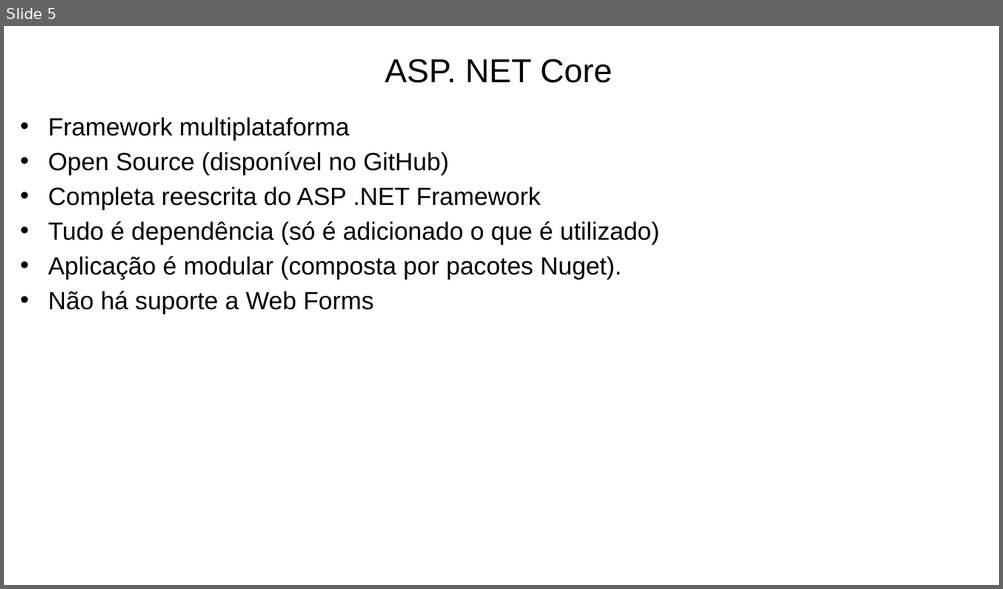
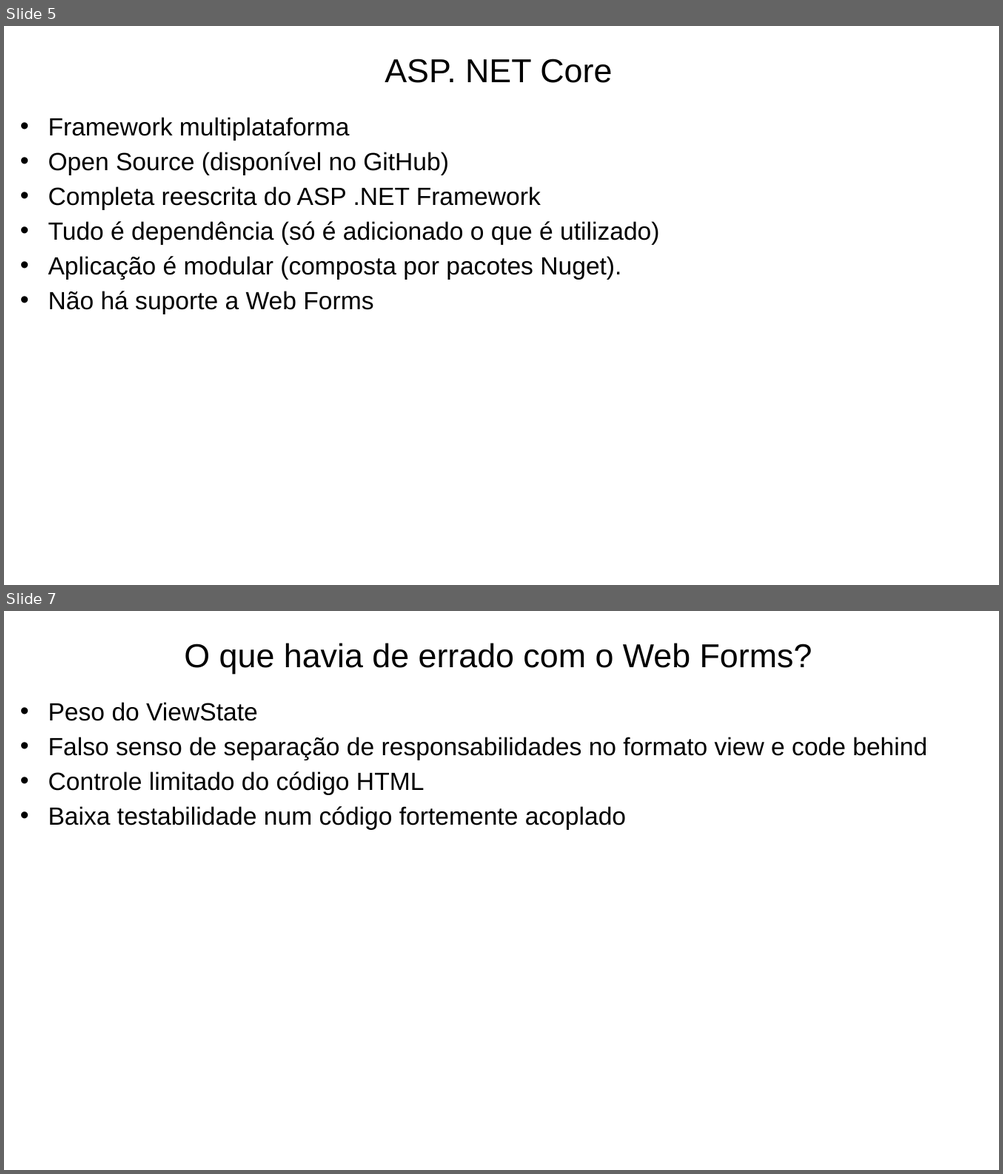
Before and after one commit to prodest/workshop-aspnet-core-mvc, a slide deck: workshop-aspnet-core-mvc.pptx. Shown one above the other, each under a label of ours: slide 5 before the commit, slides 5 and 7 after it; the slides between them are not shown. The pictures are 1003x589 and 1003x1174 pixels, drawn with LibreOffice and Linux fonts; fonts in the diff are those of the drawing; background and template pictures are left out. Boxes give left, top, right and bottom in pixels: in the first picture for what was removed or moved away, otherwise in the second. Text is boxed around its words. In the diff, an @@ line names an element or a change of style, - is before the commit and + after.

```diff
--- a/workshop-aspnet-core-mvc.pptx
+++ b/workshop-aspnet-core-mvc.pptx
@@ slide 7 added at [4,611,999,1170], background #FFFFFF @@
@@ text added at [184,643,812,674], 32 pt, text #000000 @@
+O que havia de errado com o Web Forms?
@@ text added at [48,702,927,830], 24 pt, text #000000 @@
+• Peso do ViewState
+• Falso senso de separação de responsabilidades no formato view e code behind
+• Controle limitado do código HTML
+• Baixa testabilidade num código fortemente acoplado
```
Also in this commit, not shown: 2 slides changed, 8 other slides added, 2 slides removed.
